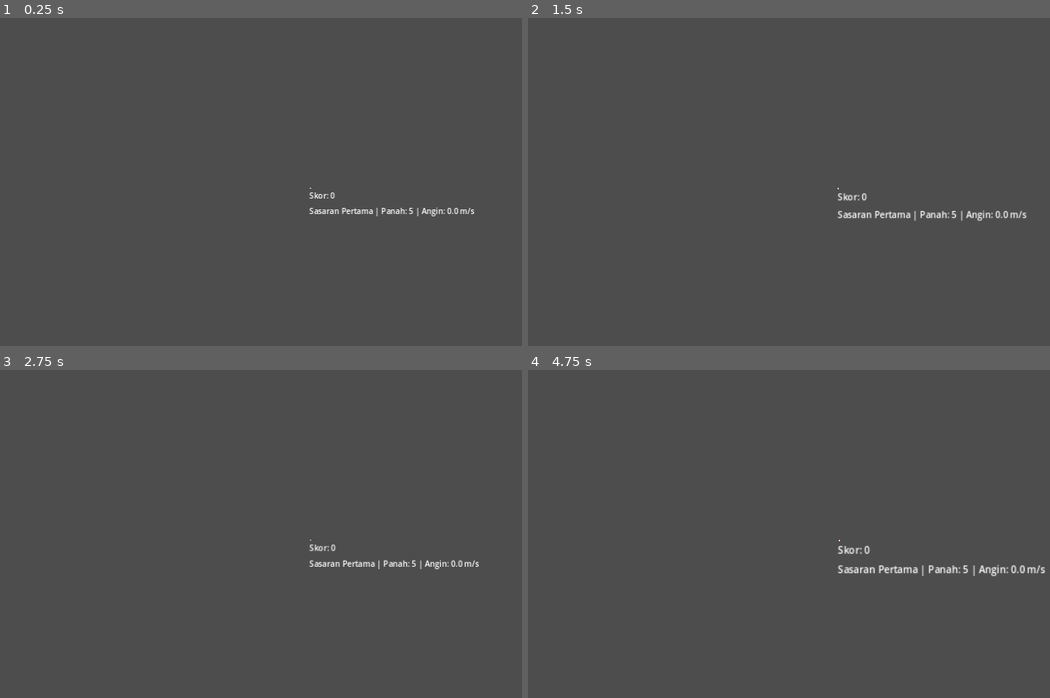
Above: before the commit, frames 1-4 (two rows, left to right).
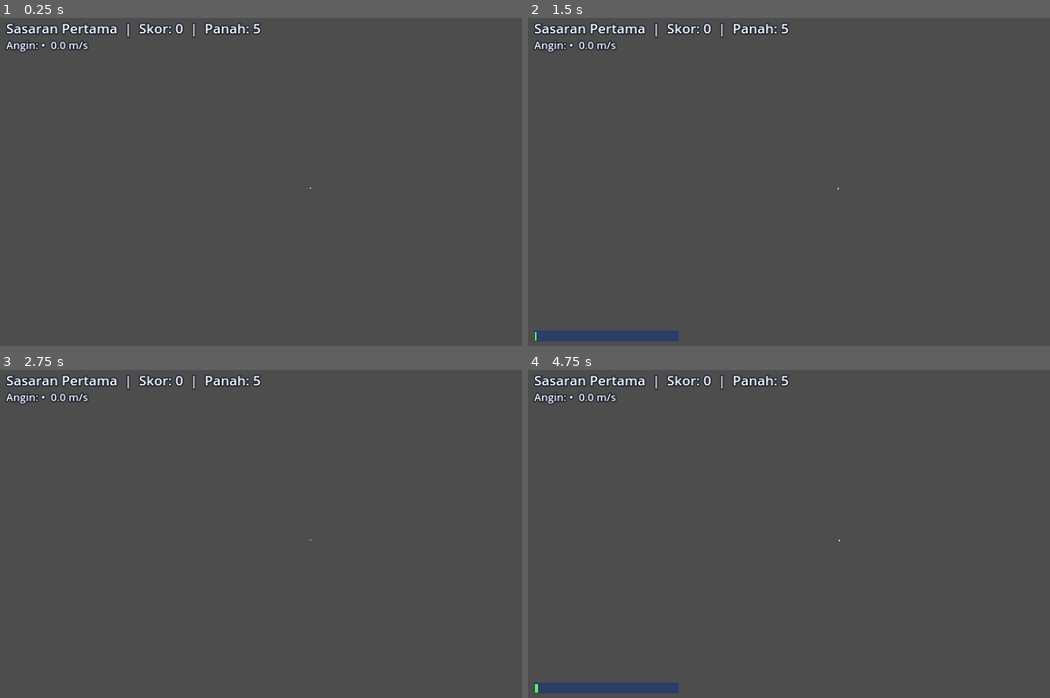
Above: after the commit, the same moments.

Repository: Ndolzz/apple-archery
Game: Godot game, scene res://scenes/gameplay/arena.tscn
The game is run twice, just before and just after one commit, with the same random seed, the same clock (stepped at 60 frames per second) and the same inputs.
Inputs (mouse positions are in pixels of both pictures, inside the frame that each line leads up to):
- Up to frame 1 (0.25 s): no input
- Up to frame 2 (1.5 s): tap Enter at 0.5 s; move the mouse to (971, 168) at 0.52 s; tap E at 0.6 s; click (971, 168) at 0.67 s; drag from (710, 204) to (804, 254) at 1.27 s
- Up to frame 3 (2.75 s): move the mouse to (370, 461) at 2.02 s; tap E at 2.1 s; click (370, 461) at 2.17 s
- Up to frame 4 (4.75 s): drag from (804, 606) to (648, 484) at 2.77 s; move the mouse to (1018, 589) at 3.52 s; tap E at 3.6 s; click (1018, 589) at 3.67 s; drag from (648, 484) to (742, 452) at 4.27 s

The runs differ from the first frame. In frame 1, 1.6% of the frame differs, in the area x 1-91%, y 1-61%; in frame 2, 2.7%; in frame 3, 1.6%; in frame 4, 2.8%, in the area x 1-100%, y 1-99%.

Commit message:
T-1.7: HUD arena (ArenaHUD) — score/wind/aim indicators, shot feedback, TP-1.24, CI 24 groups

Diff:
--- a/scenes/gameplay/arena.gd
+++ b/scenes/gameplay/arena.gd
@@ -2,14 +2,15 @@
 ##
 ## Peran: orkestrasi saja. Fisika = BallisticsModel (via Arrow), collision =
 ## CollisionService, bidik = AimController, skor = ScoringService, level =
-## LevelData dari JSON. Kamera (ArenaCamera), VFX angin (WindVFX), dan preview
-## lintasan (TrajectoryPreview) hanya presentasi (ketentuan T-1.6 poin 5).
+## LevelData dari JSON. Kamera (ArenaCamera), VFX angin (WindVFX), preview
+## lintasan (TrajectoryPreview), dan HUD (ArenaHUD) hanya presentasi.
 ##
 ## Alur: sentuh untuk menarik; lepas untuk menembak; gerak panah via advance()
 ## per frame dengan delta nyata; hasil hit dinilai ScoringService dari titik
-## masuk pertama. Batas panah per level (arrow_count); E memuat ulang level.
+## penetrasi ujung panah (ADR-011). Batas panah per level (arrow_count); E
+## memuat ulang level.
 ##
-## Requirement: FR-GF-001..005, FR-LV-001 (dasar), FR-GF-006, FR-AV-007.
+## Requirement: FR-GF-001..005, FR-LV-001 (dasar), FR-GF-006, FR-AV-006/007.
 
 class_name Arena
 extends Node2D
@@ -32,8 +33,7 @@
 var _camera: ArenaCamera
 var _wind_vfx: WindVFX
 var _preview: TrajectoryPreview
-var _hud_score: Label
-var _hud_info: Label
+var _hud: ArenaHUD
 var _arrows_left := 0
 var _total_score := 0
 var _touch_index := -1
@@ -56,22 +56,14 @@
     _preview.low_effects = low_effects
     _preview.z_index = 5
     add_child(_preview)
-    _build_hud()
+    _hud = ArenaHUD.new()
+    _hud.low_effects = low_effects
+    add_child(_hud)
     _levels = LevelData.load_all_from_file(LEVELS_PATH)
     if _levels.is_empty():
         push_error("Arena: no valid levels loaded from %s" % LEVELS_PATH)
         return
     load_level(0)
-
-
-func _build_hud() -> void:
-    _hud_score = Label.new()
-    _hud_score.position = Vector2(16.0, 16.0)
-    _hud_score.text = "Skor: 0"
-    add_child(_hud_score)
-    _hud_info = Label.new()
-    _hud_info.position = Vector2(16.0, 48.0)
-    add_child(_hud_info)
 
 
 ## Muat level dari data; membangun target visual sederhana (placeholder Phase 6).
@@ -86,7 +78,9 @@
     _arrow.reset()
     _arrow.targets = _level.to_collision_targets()
     _wind_vfx.update_wind(_level.wind)
+    _hud.update_wind(_level.wind)
     _preview.clear_preview()
+    _hud.clear_aim()
     for child in get_children():
         if child is Node2D and child.get_meta("is_target", false):
             child.queue_free()
@@ -163,6 +157,7 @@
 func _refresh_preview() -> void:
     if not _aim.is_aiming():
         return
+    _hud.update_aim(_aim.get_power())
     var shot := _current_shot_velocity()
     if shot == Vector2.ZERO:
         _preview.clear_preview()
@@ -183,6 +178,7 @@
     var shot := _aim.release()
     _camera.set_aiming(false)
     _preview.clear_preview()
+    _hud.clear_aim()
     if shot.is_empty() or _arrows_left <= 0 or not _arrow.launch(
         ARCHER_POSITION, shot.velocity, BallisticsModel.DEFAULT_GRAVITY, _level.wind, _level.drag
     ):
@@ -205,12 +201,9 @@
     var combo := _scoring.register_shot(scored)
     if scored:
         _total_score += ScoringService.combo_points(int(result.points), combo)
+    _hud.show_shot_feedback(int(result.get("points", 0)), bool(result.get("is_perfect", false)), combo)
     _update_hud()
 
 
 func _update_hud() -> void:
-    _hud_score.text = "Skor: %d" % _total_score
-    var wind := _level.wind
-    _hud_info.text = "%s | Panah: %d | Angin: %.1f m/s" % [
-        _level.display_name, _arrows_left, wind.x
-    ]
+    _hud.update_score(_total_score, _arrows_left, _level.display_name)
--- /dev/null
+++ b/scripts/gameplay/hud.gd
@@ -0,0 +1,145 @@
+## ArenaHUD — penyempurnaan HUD arena (T-1.7).
+##
+## Peran: presentasi saja. HUD HANYA membaca state game dan menampilkan
+## informasi; ia tidak menghitung ulang fisika, collision, atau skor
+## (ketentuan T-1.7). Angin yang ditampilkan diambil dari Vector2 angin
+## BallisticsModel yang sama dengan simulasi; daya bidik dari
+## AimController.get_power(); umpan balik dari hasil ScoringService.
+##
+## Logika murni yang dapat diuji (TP-1.24):
+##   - wind_arrow_text: 8 arah kompas dari sudut angin (konvensi y-up fisika),
+##     "•" bila nyaris tenang.
+##   - power_ratio: rasio daya 0..1 dijepit.
+##   - shot_feedback_text: teks umpan balik tembakan ("PERFECT +50",
+##     "+20  x3", "+10", "Meleset!").
+##
+## Tata letak memakai basis desain tetap 1280x720 (project.godot:
+## stretch canvas_items/expand) sehingga aman untuk layar Android portrait.
+## Label memakai outline gelap agar terbaca di atas arena; mode low_effects
+## menghilangkan fade umpan balik demi performa perangkat terbatas.
+##
+## Requirement: FR-GF-001, FR-GF-002, FR-GF-005 (umpan balik skor),
+## FR-AV-006. Pengujian: TP-1.24 (04-TEST-PLAN).
+
+class_name ArenaHUD
+extends CanvasLayer
+
+const WIND_ARROWS: Array[String] = ["→", "↗", "↑", "↖", "←", "↙", "↓", "↘"]
+const ZERO_WIND_TEXT := "•"
+const CALM_WIND_THRESHOLD := 0.05
+const FEEDBACK_DURATION := 1.2
+const POWER_BAR_WIDTH := 300.0
+const POWER_BAR_HEIGHT := 22.0
+const FEEDBACK_X := 540.0
+const FEEDBACK_Y := 180.0
+
+var low_effects := false
+
+var _score_label: Label
+var _wind_label: Label
+var _power_bar_bg: ColorRect
+var _power_bar_fill: ColorRect
+var _feedback_label: Label
+var _feedback_timer: Timer
+
+
+## Pure: teks arah angin dari vektor angin fisika (y-up).
+static func wind_arrow_text(wind: Vector2) -> String:
+    if wind.length() < CALM_WIND_THRESHOLD:
+        return ZERO_WIND_TEXT
+    var index := int(floor(fposmod(wind.angle() + PI / 8.0, TAU) / (PI / 4.0))) % 8
+    return WIND_ARROWS[index]
+
+
+## Pure: rasio daya bidik 0..1.
+static func power_ratio(power: float) -> float:
+    return clampf(power, 0.0, 1.0)
+
+
+## Pure: teks umpan balik hasil tembakan terakhir.
+static func shot_feedback_text(points: int, is_perfect: bool, combo: int) -> String:
+    if points <= 0:
+        return "Meleset!"
+    if is_perfect:
+        return "PERFECT +%d" % points
+    if combo >= 2:
+        return "+%d  x%d" % [points, combo]
+    return "+%d" % points
+
+
+func _ready() -> void:
+    layer = 20
+    _score_label = _make_label(Vector2(16.0, 12.0), 28)
+    _wind_label = _make_label(Vector2(16.0, 52.0), 22)
+    _feedback_label = _make_label(Vector2(FEEDBACK_X, FEEDBACK_Y), 40)
+    _feedback_label.visible = false
+    _power_bar_bg = ColorRect.new()
+    _power_bar_bg.position = Vector2(16.0, 660.0)
+    _power_bar_bg.size = Vector2(POWER_BAR_WIDTH, POWER_BAR_HEIGHT)
+    _power_bar_bg.color = Color(0.15, 0.23, 0.42, 0.85)
+    add_child(_power_bar_bg)
+    _power_bar_bg.visible = false
+    _power_bar_fill = ColorRect.new()
+    _power_bar_fill.position = Vector2(2.0, 2.0)
+    _power_bar_fill.size = Vector2.ZERO
+    _power_bar_fill.color = Color(0.37, 0.94, 0.36)
+    _power_bar_bg.add_child(_power_bar_fill)
+    _feedback_timer = Timer.new()
+    _feedback_timer.one_shot = true
+    _feedback_timer.wait_time = FEEDBACK_DURATION
+    _feedback_timer.timeout.connect(_on_feedback_timeout)
+    add_child(_feedback_timer)
+
+
+func _make_label(position: Vector2, font_size: int) -> Label:
+    var label := Label.new()
+    var settings := LabelSettings.new()
+    settings.font_size = font_size
+    settings.outline_size = 8
+    settings.outline_color = Color(0.05, 0.09, 0.16)
+    settings.shadow_size = 2
+    settings.shadow_color = Color(0.0, 0.0, 0.0, 0.35)
+    label.label_settings = settings
+    label.position = position
+    add_child(label)
+    return label
+
+
+## Skor saat ini, sisa panah, dan nama level.
+func update_score(score: int, arrows_left: int, level_name: String) -> void:
+    _score_label.text = "%s  |  Skor: %d  |  Panah: %d" % [level_name, score, arrows_left]
+
+
+## Arah dan intensitas angin — konsisten dengan parameter BallisticsModel.
+func update_wind(wind: Vector2) -> void:
+    _wind_label.text = "Angin: %s  %.1f m/s" % [wind_arrow_text(wind), wind.length()]
+
+
+## Bar daya tarikan busur; tidak menutupi area target (pojok kiri bawah).
+func update_aim(power: float) -> void:
+    var ratio := power_ratio(power)
+    _power_bar_fill.size = Vector2((POWER_BAR_WIDTH - 4.0) * ratio, POWER_BAR_HEIGHT - 4.0)
+    _power_bar_bg.visible = ratio > 0.0
+
+
+func clear_aim() -> void:
+    _power_bar_fill.size = Vector2.ZERO
+    _power_bar_bg.visible = false
+
+
+## Umpan balik singkat hasil tembakan; memudar kecuali mode low_effects.
+func show_shot_feedback(points: int, is_perfect: bool, combo: int) -> void:
+    _feedback_label.text = shot_feedback_text(points, is_perfect, combo)
+    _feedback_label.modulate.a = 1.0
+    _feedback_label.visible = true
+    _feedback_timer.start()
+
+
+func _on_feedback_timeout() -> void:
+    _feedback_label.visible = false
+
+
+func _process(_delta: float) -> void:
+    if low_effects or not _feedback_label.visible:
+        return
+    _feedback_label.modulate.a = clampf(_feedback_timer.time_left / FEEDBACK_DURATION, 0.0, 1.0)
Not shown, changed: .github/workflows/ci.yml
